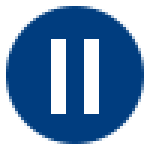
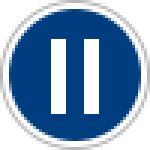
Layered file, before and after one edit (w=150, h=150). Changes by layer:
added layer "Ellipse 1 Kopie" above "Ellipse 1" over bbox(0, 0, 150, 150)
painted on "Ellipse 1" over bbox(6, 6, 144, 144)
